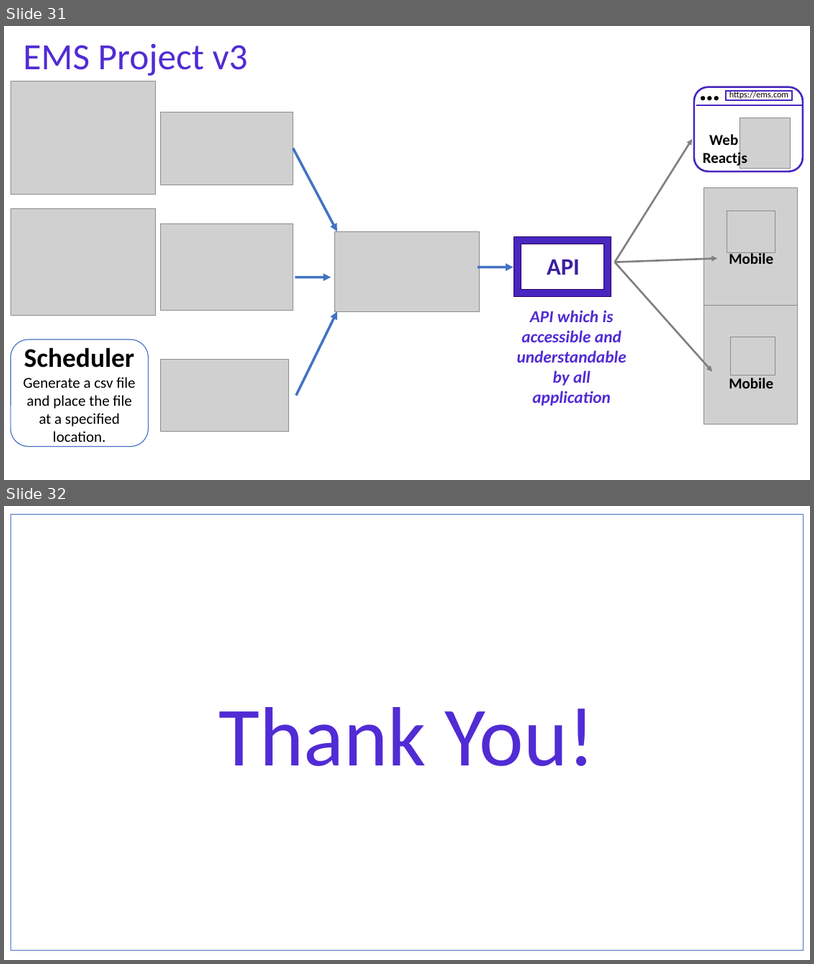
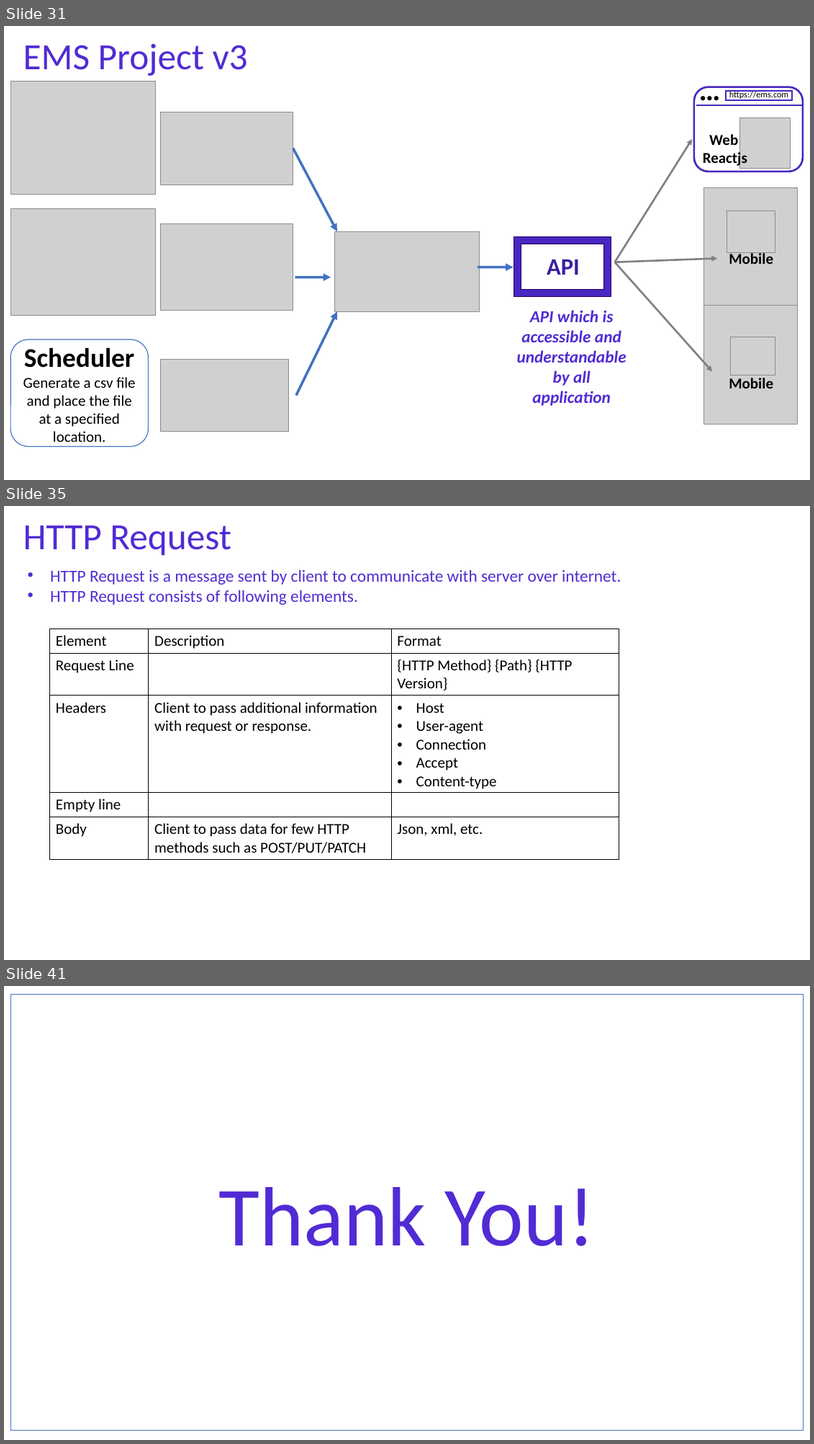
Before and after one commit to NaveenChittimalla/C-Sharp-Fundamentals, a slide deck: docs/C Sharp Programming Language - Fundaments.pptx. Shown one above the other, each under a label of ours: slides 31 and 32 before the commit, slides 31, 35 and 41 after it; the slides between them are not shown. The pictures are 814x964 and 814x1444 pixels, drawn with LibreOffice and Linux fonts; fonts in the diff are those of the drawing; grey boxes stand for pictures. Boxes give left, top, right and bottom in pixels: in the first picture for what was removed or moved away, otherwise in the second. Text is boxed around its words. In the diff, an @@ line names an element or a change of style, - is before the commit and + after.

Commit message:
web api content updated

```diff
--- a/docs/C Sharp Programming Language - Fundaments.pptx
+++ b/docs/C Sharp Programming Language - Fundaments.pptx
@@ slide 35 added at (x1=4, y1=506, x2=810, y2=960), background #FFFFFF @@
@@ text added at (x1=23, y1=525, x2=232, y2=556), 44 pt, text #512BD4 @@
+HTTP Request
@@ text added at (x1=50, y1=569, x2=621, y2=605), 20 pt, text #512BD4 @@
+• HTTP Request is a message sent by client to communicate with server over internet.
+• HTTP Request consists of following elements.
@@ table added at (x1=50, y1=629, x2=620, y2=860), 5 rows, 3 columns @@
+Element | Description | Format
+Request Line |  | {HTTP Method} {Path} {HTTP Version}
+Headers | Client to pass additional information with request or response. | Host / User-agent / Connection / Accept / Content-type
+Empty line |  | 
+Body | Client to pass data for few HTTP methods such as POST/PUT/PATCH | Json, xml, etc.
@@ what was slide 32 is now slide 41 @@
```
Also in this commit, not shown: 1 slide changed, 8 other slides added, 1 other file.
